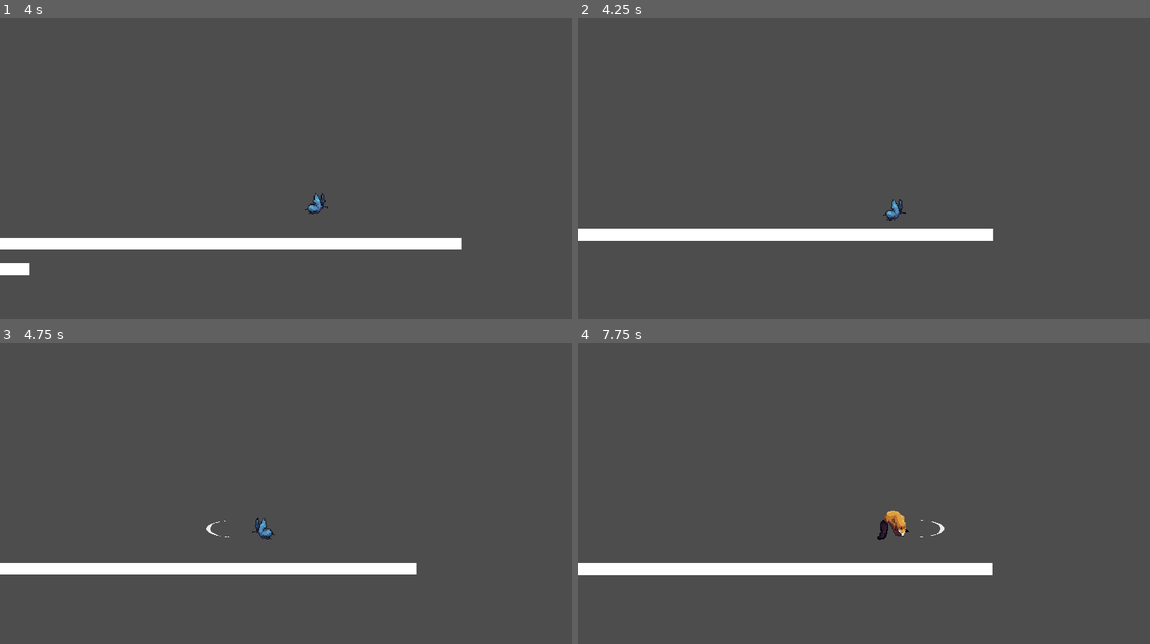
Above: before the commit, frames 1-4 (two rows, left to right).
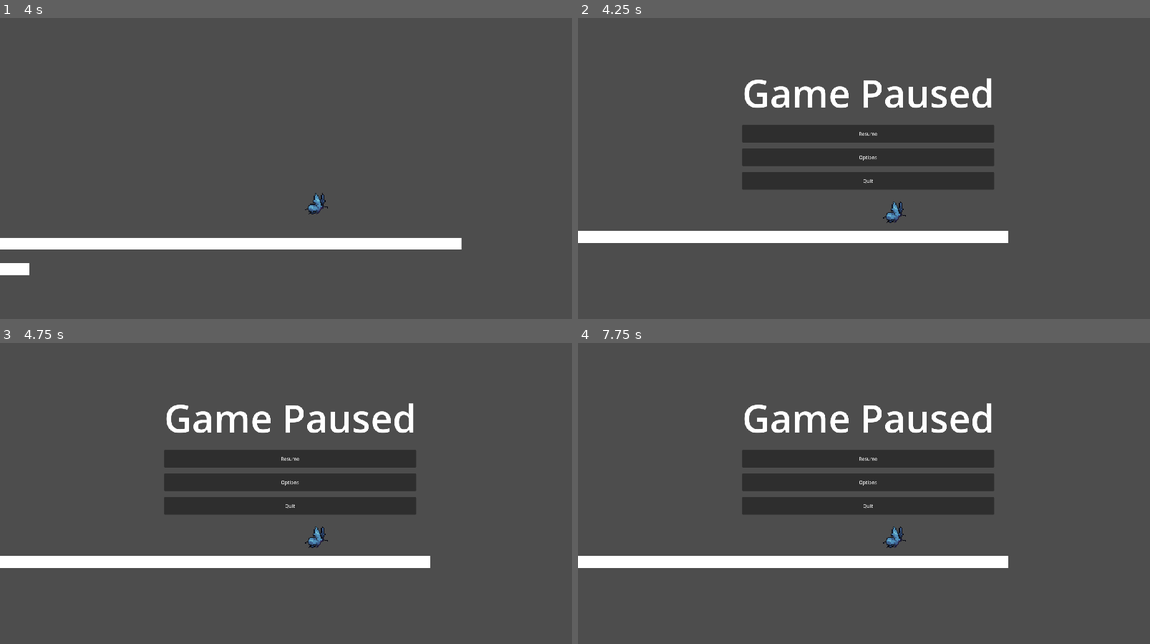
Above: after the commit, the same moments.

Repository: rcfisch/something_freaky
Game: Godot game, scene res://Levels/Testing/main.tscn
Two runs of this game, one before a commit and one after it. Both use one fixed random seed, a clock stepped at 60 frames per second and the inputs below.
Inputs (mouse positions are in pixels of both pictures, inside the frame that each line leads up to):
- Up to frame 1 (4 s): move the mouse to (411, 180) at 0.52 s; hold 1 (1) 0.53-1.28 s; hold D (right) 0.53-2.03 s; tap Space (jump) at 0.77, 1.52, 3.02, 3.77 s; tap 2 (2) at 0.8, 1.35, 3.8 s; move the mouse to (171, 228) at 1.27 s; click (171, 228) at 1.55 s; move the mouse to (343, 99) at 2.02 s; press the mouse at (343, 99) at 2.03 s; hold A (left) 2.03-2.78 s; tap Q (dash) at 2.3, 2.85 s; move the mouse to (257, 300) at 2.77 s; release the mouse at (257, 300) at 2.78 s; hold D (right) from 2.78 s (still down); tap 1 (1) at 3.05 s; move the mouse to (457, 276) at 3.52 s; hold 1 (1) from 3.53 s (still down)
- Up to frame 2 (4.25 s): keep holding D (right); keep holding 1 (1); tap Escape (pause) at 4.15 s
- Up to frame 3 (4.75 s): move the mouse to (114, 460) at 4.27 s; release D (right) at 4.28 s; release 1 (1) at 4.28 s; hold A (left) from 4.28 s (still down); tap 2 (2) at 4.35 s; tap Space (jump) at 4.52 s; click (114, 460) at 4.55 s
- Up to frame 4 (7.75 s): move the mouse to (892, 529) at 5.02 s; release A (left) at 5.03 s; hold D (right) 5.03-5.78 s; hold Q (dash) 5.03-5.78 s; tap P (afterimage) at 5.1 s; move the mouse to (778, 412) at 5.77 s; hold A (left) 5.78-7.28 s; click (778, 412) at 5.85 s; tap Space (jump) at 6.02, 6.77, 7.52 s; tap 1 (1) at 6.05, 7.35 s; move the mouse to (989, 505) at 6.52 s; hold Q (dash) 6.53-7.28 s; tap 2 (2) at 6.8 s; move the mouse to (749, 553) at 7.27 s; hold D (right) from 7.28 s (still down); click (749, 553) at 7.55 s

Frame 1 is identical in both runs. In frame 2, 10% of the frame differs, in the area x 0-76%, y 20-75%; in frame 3, 13%; in frame 4, 13%, in the area x 0-76%, y 20-78%.

Commit message:
options menu and other updates and bug fixes

Diff:
--- a/Entities/Player/camera.tscn
+++ b/Entities/Player/camera.tscn
@@ -1,8 +1,11 @@
-[gd_scene load_steps=2 format=3 uid="uid://bf2rt72mdcbse"]
+[gd_scene load_steps=3 format=3 uid="uid://bf2rt72mdcbse"]
 
 [ext_resource type="Script" uid="uid://c2ho202y2hxhr" path="res://Entities/Player/camera.gd" id="1_vlxm1"]
+[ext_resource type="PackedScene" uid="uid://bl0nr0d80px4x" path="res://GUI/Menus/pause_menu.tscn" id="2_ti3c1"]
 
 [node name="Camera" type="Camera2D"]
 zoom = Vector2(0.4, 0.4)
 position_smoothing_enabled = true
 script = ExtResource("1_vlxm1")
+
+[node name="PauseMenu" parent="." instance=ExtResource("2_ti3c1")]
--- a/Entities/Player/player.gd
+++ b/Entities/Player/player.gd
@@ -3,9 +3,12 @@
 var current_control_method : String = "keyboard"
 
 var move_dir : int = 0 # player input axis
+var facing : Vector2 = Vector2(1,1) # direction the player is facing
 @onready var movement_multiplier : int = 2
+signal dead
 
 static var movement_enabled : bool = true
+@export_category("Movement")
 @export var accel : int = 100 # ground acceleration, pixels/frame
 @export var air_accel : int = 100 # air acceleration, pixels/frame
 @export var friction : float = 0.8 # friction applied when not pressing input, ground
@@ -17,24 +20,26 @@
 @export var max_walk_speed : int = 800 # max horizontal speed from walking
 
 # Dash
-var dash_velocity : int = 1600 # speed of dash
-var dash_frames : int = 16 # duration of dash in frames
+signal dash_started
+@export_category("Dash")
+@export var dash_velocity : int = 1600 # speed of dash
+@export var dash_frames : int = 16 # duration of dash in frames
 var dash_attack : int = 10 # duration in which you cannot dash after finishing your dash, in frames
 var frames_since_dash : int # how many frames have passed since dash started
 var dash_direction : Vector2 # direction of dash
-var wavedash_vel : int = 2000 # velocity applied for wavedash
-var facing : Vector2 = Vector2(1,1) # direction the player is facing
+@export var wavedash_vel : int = 2000 # velocity applied for wavedash
 var can_dash : bool = true
-var dash_refresh_frames = 10
+@export var dash_refresh_frames = 10
 var is_dashing : bool = false
 var dash_x : float
 var dash_y : float
 var frames_since_dash_ended : int
 
 # Attack
-var attack_knockback_velocity : float = 1000
-var attack_knockback_bump : float = 1000
-var pogo_velocity : float = 2000
+@export_category("Attack")
+@export var attack_knockback_velocity : float = 1000
+@export var attack_knockback_bump : float = 1000
+@export var pogo_velocity : float = 2000
 var is_pogoing : bool = false
 var attack_direction : Vector2
 var is_being_knocked_back : bool = false
@@ -43,6 +48,7 @@
 static var attacking : bool = false
 
 # Jump
+@export_category("Jump")
 @export var jump_height : float = 300 * 2 # jump height
 @export var jump_seconds_to_peak : float = 0.5 # time to reach peak of jump
 @export var jump_seconds_to_descent : float = 0.4 # time from peak to ground
@@ -68,7 +74,7 @@
 	2: $"Sprites/02_Butterfly"
 }
 @onready var current_sprite : Node = $"Sprites/01_Fox"
-@export var form : int = 0 # Which form the player is in:
+var form : int = 0 # Which form the player is in:
 # 0 = Ghost
 # 1 = Fox
 # 2 = Butterfly
@@ -85,11 +91,13 @@
 	dash_velocity *= movement_multiplier
 	wavedash_vel *= movement_multiplier
 
+func _input(event):
+	if event.is_action_pressed("1"):
+		change_form(1)
+	if event.is_action_pressed("2"):
+		change_form(2)
+
 func _physics_process(delta: float) -> void:
-	if Input.is_action_just_pressed("1"):
-		change_form(1)
-	if Input.is_action_just_pressed("2"):
-		change_form(2)
 	current_control_method = detect_controller()
 	#print(current_control_method)
 	if attack_stagger_time > 0:
@@ -151,14 +159,12 @@
 	if is_dashing:
 		$Particles/Dash.emitting = true
 	else: $Particles/Dash.emitting = false
-
 func get_facing() -> Vector2:
 	if round(Input.get_axis("left","right")) != 0:
 		facing.x = round(Input.get_axis("left","right"))
 	if round(Input.get_axis("up","down")) != 0:
 		facing.y = round(Input.get_axis("up","down"))
 	return facing
-
 func move(delta):
 	if is_being_knocked_back and !is_pogoing:
 		return
@@ -172,14 +178,12 @@
 
 	if !is_dashing and abs(velocity.x) <= max_walk_speed and move_dir != 0:
 		velocity.x = approach(velocity.x, target_speed, accel_rate * delta * 60)
-
 func approach(current: float, target: float, amount: float) -> float:
 	if current < target:
 		return min(current + amount, target)
 	elif current > target:
 		return max(current - amount, target)
 	return target
-
 func apply_friction(delta):
 	if move_dir == 0 or (is_being_knocked_back and !is_pogoing) or is_dashing:
 		if is_on_floor() and !is_dashing:
@@ -197,7 +201,6 @@
 				velocity.x -= (velocity.x * input_friction) * (delta * 60)
 			else:
 				velocity.x -= (velocity.x * air_input_friction) * (delta * 60)
-
 func _get_gravity() -> float:
 	# Return correct gravity for the situation
 	if velocity.y < 0:
@@ -207,7 +210,6 @@
 			return jump_gravity * variable_jump_gravity_multiplier
 	else:
 		return fall_gravity
-
 func apply_gravity(delta):
 	if form == 2:
 		if !is_on_floor():
@@ -221,12 +223,10 @@
 				velocity.y += _get_gravity() * delta
 			else:
 				velocity.y = max_fall_speed
-
 func jump():
 	velocity.y = jump_velocity
 	is_jumping = true
 	coyote_time = 0
-
 	# Cancel dash and initiate wavedash
 	if is_dashing:
 		frames_since_dash_ended = 100
@@ -239,7 +239,6 @@
 		end_dash(true) # ends the dash cleanly
 	else:
 		velocity.y = jump_velocity
-
 func double_jump():
 	if form == 2:
 		velocity.y = jump_velocity
@@ -255,9 +254,6 @@
 		coyote_time = 0
 		double_jump_used = true
 		$Particles/DoubleJump.emitting = true
-
-
-
 func handle_jump_frames():
 	if is_on_floor() and is_jumping == false:
 		coyote_time = coyote_frames
@@ -269,7 +265,6 @@
 		jump_buffer_time = 0
 	else:
 		jump_buffer_time = max(jump_buffer_time - 1, 0)
-
 func try_corner_correction(): # not working properly yet
 	if is_on_wall() and velocity.y < 0:
 		for i in range(int(CORNER_CORRECTION_HEIGHT), 0, -1):  # Start from the max
@@ -278,17 +273,14 @@
 				global_position.y -= i
 				print("Corner correction applied: ", i, " units")
 				break
-
 func print_stats():
 	print("Coyote Time: ",coyote_time)
 	print("is on floor: ", is_on_floor())
 	print("is jumping: ", is_jumping)
-
 func speed_boost():
 	var ui_dir : Vector2
 	ui_dir = Input.get_vector("ui_left","ui_right","ui_up","ui_down")
 	velocity += Vector2(4000,4000) * ui_dir
-
 func handle_afterimage():
 	if Input.is_action_just_pressed("afterimage"):
 		if !afterimage_cast:
@@ -297,7 +289,6 @@
 		else:
 			self.position = afterimage_pos
 			afterimage_cast = !afterimage_cast
-
 func dash():
 	if Input.is_action_just_pressed("dash") and can_dash and !is_dashing and frames_since_dash_ended > dash_attack:
 		if form == 1:
@@ -306,16 +297,18 @@
 			change_form(1)
 			begin_dash()
 func begin_dash():
+	emit_signal("dash_started")
 	$Camera.freeze_frames(0.2, 0.06)
 	current_control_method = detect_controller()
 	$Particles/Dash.rotation = -Vector2.RIGHT.angle_to(dash_direction.normalized())
-	if current_control_method == "keyboard":
-		options.dash_keyboard_control_mode = false
-	else: options.dash_keyboard_control_mode = true
-	if options.dash_keyboard_control_mode:
-		dash_direction = Input.get_vector("left", "right", "up", "down")
-	else:
-		dash_direction = get_viewport().get_mouse_position() - Vector2((get_viewport().size.x / 2),(get_viewport().size.y / 2))
+
+	if options.eight_direction_dash:
+		dash_direction = round(Input.get_vector("left", "right", "up", "down"))
+	else:
+		if current_control_method == "controller":
+			dash_direction = Input.get_vector("left", "right", "up", "down")
+		else:
+			dash_direction = get_viewport().get_mouse_position() - Vector2((get_viewport().size.x / 2),(get_viewport().size.y / 2))
 	if dash_direction == Vector2.ZERO:
 		dash_direction.x = facing.x
 
@@ -351,8 +344,6 @@
 			velocity.x = clamp(velocity.x, -max_walk_speed, max_walk_speed)
 		if dash_direction.y < 0:
 			velocity.y = clamp(velocity.y, -max_walk_speed, max_walk_speed)
-
-
 func attack():
 	attack_direction = round(Input.get_vector("left", "right", "up", "down"))
 	if attack_direction == Vector2.ZERO:
@@ -361,7 +352,6 @@
 		attack_direction = Vector2(0,1)
 	if abs(attack_direction.x) == 1: attack_direction.y = 0
 	$Attack.attack(attack_direction,1,1,0,20, true)
-
 func _attack_connected(body):
 		if $Attack.did_connect:
 			return
@@ -382,22 +372,19 @@
 				velocity = Vector2( -attack_direction.x * (attack_knockback_velocity / (1 - friction)), -attack_knockback_bump)
 			else:
 				velocity = Vector2( -attack_direction.x * attack_knockback_velocity, -attack_knockback_bump)
-
 func trigger_death():
+	emit_signal("dead")
 	position = globals.respawn_pos
 	print("Player dead :(")
-
 func detect_controller() -> String:
 	if round(Input.get_axis("left","right")) != Input.get_axis("left","right"):
 		return "controller"
 	elif Input.is_action_just_pressed("detect_keyboard"):
 		return "keyboard"
 	else: return current_control_method
-
 func change_form(form: int) -> void:
 	for sprite in form_sprites.values():
 		sprite.hide()
-
 	if form >= 0 and form < form_sprites.size():
 		form_sprites[form].show()
 	current_sprite = form_sprites[form]
--- a/GUI/Menus/options_menu.tscn
+++ b/GUI/Menus/options_menu.tscn
@@ -42,8 +42,8 @@
 [node name="VBoxContainer" type="VBoxContainer" parent="Control/MarginContainer/VBoxContainer/Gameplay"]
 layout_mode = 2
 
-[node name="DashKeyboardControlMode" type="CheckButton" parent="Control/MarginContainer/VBoxContainer/Gameplay/VBoxContainer"]
+[node name="EightDirectionDashMode" type="CheckButton" parent="Control/MarginContainer/VBoxContainer/Gameplay/VBoxContainer"]
 layout_mode = 2
 text = "Control dash direction with keyboard"
 
-[connection signal="pressed" from="Control/MarginContainer/VBoxContainer/Gameplay/VBoxContainer/DashKeyboardControlMode" to="Control" method="_on_dash_keyboard_control_mode_pressed"]
+[connection signal="pressed" from="Control/MarginContainer/VBoxContainer/Gameplay/VBoxContainer/EightDirectionDashMode" to="Control" method="_on_eight_direction_dash_mode_pressed"]
--- a/Levels/Testing/main.tscn
+++ b/Levels/Testing/main.tscn
@@ -21,7 +21,6 @@
 variable_jump_gravity_multiplier = 8.0
 coyote_frames = 8
 jump_buffer_frames = 4
-form = 0
 is_damageable = true
 max_health = 5
 weaknesses = Array[int]([])
--- a/Levels/Testing/testing.tscn
+++ b/Levels/Testing/testing.tscn
@@ -1,10 +1,9 @@
-[gd_scene load_steps=6 format=4 uid="uid://dbjgtewscvhve"]
+[gd_scene load_steps=5 format=4 uid="uid://dbjgtewscvhve"]
 
 [ext_resource type="PackedScene" uid="uid://c3b38gj488e8g" path="res://Entities/Player/player.tscn" id="1_sf0vi"]
 [ext_resource type="PackedScene" uid="uid://bnqigxa78jeej" path="res://Levels/Testing/test_tile_map_layer.tscn" id="2_hxbe0"]
 [ext_resource type="PackedScene" uid="uid://btwigstmwg41m" path="res://Entities/Testing/hittable_block.tscn" id="3_hxbe0"]
 [ext_resource type="PackedScene" uid="uid://vksp74u88hl5" path="res://Entities/Testing/spikes.tscn" id="4_w0x3l"]
-[ext_resource type="PackedScene" uid="uid://bl0nr0d80px4x" path="res://GUI/Menus/pause_menu.tscn" id="5_u4iir"]
 
 [node name="Testing" type="Node2D"]
 
@@ -25,5 +24,3 @@
 
 [node name="TileMapLayer2" parent="." instance=ExtResource("4_w0x3l")]
 tile_map_data = PackedByteArray("AAAHAP//AQAAAAAAAAAIAP//AQAAAAAAAAAJAP//AQAAAAAAAAAKAP//AQAAAAAAAAALAP//AQAAAAAAAAAMAP//AQAAAAAAAAANAP//AQAAAAAAAAAOAP//AQAAAAAAAAA=")
-
-[node name="PauseMenu" parent="." instance=ExtResource("5_u4iir")]
--- a/options.gd
+++ b/options.gd
@@ -1,9 +1,9 @@
 extends Control
 class_name options
 
-static var dash_keyboard_control_mode : bool = false # False=Mouse controlled, True=Keyboard controlled
+static var eight_direction_dash : bool = false # False=Mouse controlled, True=Keyboard controlled
 
 
 
-func _on_dash_keyboard_control_mode_pressed():
-	dash_keyboard_control_mode = !dash_keyboard_control_mode
+func _on_eight_direction_dash_mode_pressed():
+	eight_direction_dash = !eight_direction_dash
